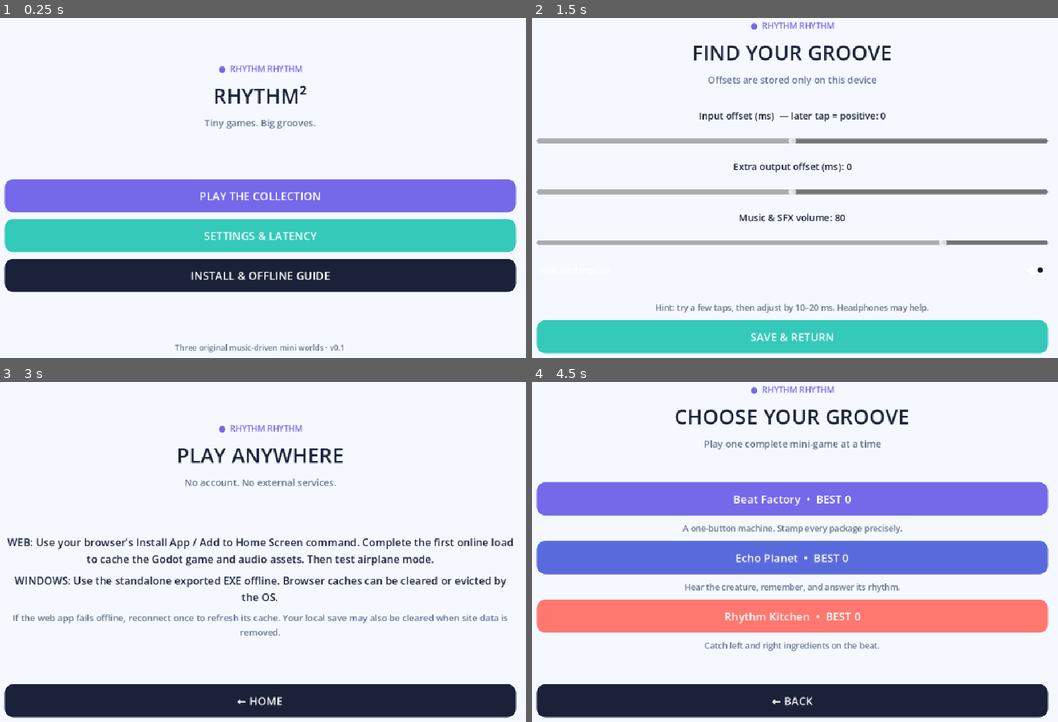
Above: before the commit, frames 1-4 (two rows, left to right).
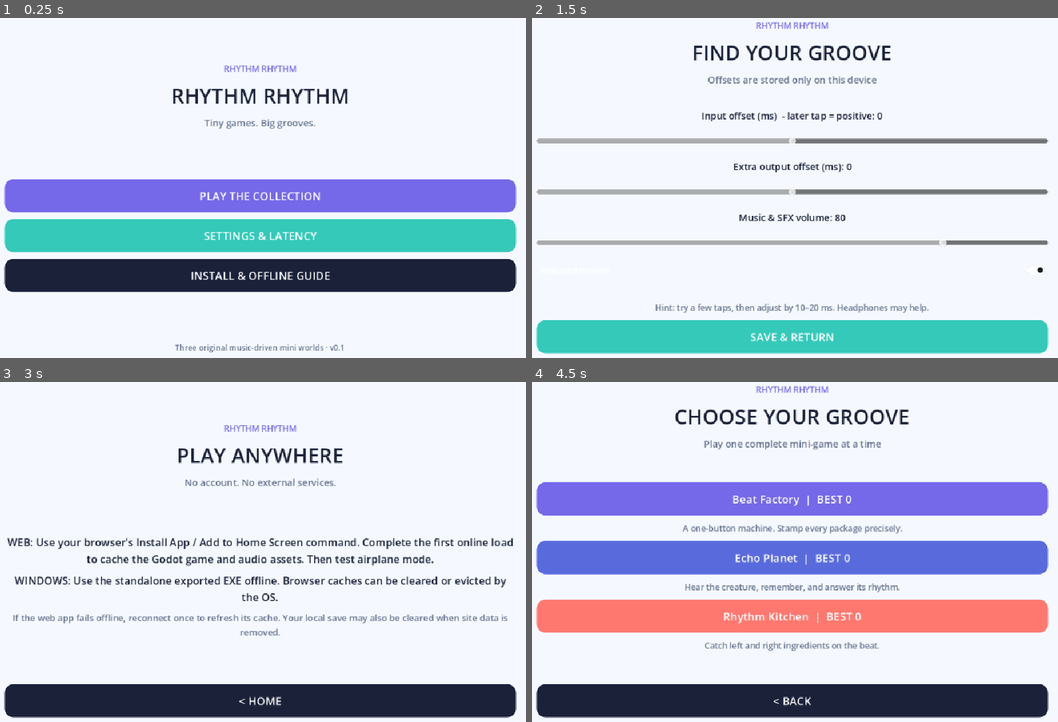
Above: after the commit, the same moments.

Repository: 1beenlee/rhythm-rhythm
Game: Godot game, scene res://scenes/main.tscn
Same seed, same stepped clock (60 frames per second), same inputs: the game is played once before the commit and once after it.
Inputs:
- Up to frame 1 (0.25 s): no input
- Up to frame 2 (1.5 s): click "SETTINGS & LATENCY" at 0.5 s; click "Reduced motion" at 1.25 s
- Up to frame 3 (3 s): click "SAVE & RETURN" at 2 s; click "INSTALL & OFFLINE GUIDE" at 2.75 s
- Up to frame 4 (4.5 s): click "← HOME" (after the commit: "< HOME") at 3.5 s; click "PLAY THE COLLECTION" at 4.25 s

The runs differ from the first frame. In frame 1, 2.1% of the frame differs, in the area x 32-67%, y 13-99%; in frame 2, 2.3%; in frame 3, 3.1%, in the area x 9-91%, y 12-96%; in frame 4, 2.7%.

Commit message:
fix: address local QA findings in PWA, rhythm input, countdown and UI

Diff:
--- a/core/game_visual.gd
+++ b/core/game_visual.gd
@@ -12,6 +12,7 @@
     chart = game_chart
     session = live_session
     reduced_motion = minimal_motion
+    clip_contents = true  # Keep game art inside its playfield, below the HUD.
     session.feedback.connect(show_feedback)
     set_process(true)
 
@@ -36,7 +37,7 @@
     var alpha := 0.65 if reduced_motion else flash / 0.30
     draw_rect(Rect2(Vector2.ZERO, size), Color(RhythmTokens.grade_color(last_grade), alpha * 0.16))
     var font := ThemeDB.fallback_font
-    draw_string(font, Vector2(size.x * 0.5 - 76, size.y * 0.20), last_grade.to_upper(), HORIZONTAL_ALIGNMENT_LEFT, -1, 29, RhythmTokens.grade_color(last_grade))
+    draw_string(font, Vector2(0, size.y * 0.83), last_grade.to_upper(), HORIZONTAL_ALIGNMENT_CENTER, int(size.x), 29, RhythmTokens.grade_color(last_grade))
 
 func paint_event_bar(lane: String, y: float, center_x: float, scale_x: float) -> void:
     var current := current_beat()
--- a/core/session.gd
+++ b/core/session.gd
@@ -16,6 +16,7 @@
 var paused := false
 var song_time := 0.0
 var countdown_start_usec := 0
+var countdown_pause_usec := 0
 var last_count := 4
 var states: Array[bool] = []
 var audio := AudioStreamPlayer.new()
@@ -55,6 +56,7 @@
     song_time = 0.0
     last_count = 4
     countdown_start_usec = Time.get_ticks_usec()
+    countdown_pause_usec = 0
     set_process(true)
 
 func _process(_delta: float) -> void:
@@ -69,6 +71,7 @@
         if elapsed >= 3.0:
             active = true
             audio.play()
+            countdown.emit(-1)  # UI leaves READY/GO when the actual track starts.
         return
     if not audio.playing:
         # Do not silently advance on background-tab audio suspension.
@@ -85,23 +88,40 @@
 func submit(lane: String) -> void:
     if not active or paused or ending:
         return
-    # Sample the audio clock at input arrival; do not reuse last render-frame time.
+    # Always sample the audio clock on input arrival, never the render-frame delta.
     song_time = _read_song_time()
+    _submit_at_time(lane, song_time)
+
+func _submit_at_time(lane: String, at_seconds: float) -> void:
+    # Separate deterministic input matching from hardware clock sampling for regression tests.
     var best_index := -1
     var best_delta := INF
+    var wrong_index := -1
+    var wrong_delta := INF
     var events: Array = chart["events"]
     for i in events.size():
-        if states[i] or str(events[i]["lane"]) != lane:
+        if states[i]:
             continue
-        var delta := absf(song_time - _event_time(events[i]))
-        if delta <= RhythmJudge.MISS_WINDOW and delta < best_delta:
-            best_delta = delta
-            best_index = i
-    if best_index < 0:
+        var delta := absf(at_seconds - _event_time(events[i]))
+        if delta > RhythmJudge.MISS_WINDOW:
+            continue
+        if str(events[i]["lane"]) == lane:
+            if delta < best_delta:
+                best_delta = delta
+                best_index = i
+        elif delta < wrong_delta:
+            wrong_delta = delta
+            wrong_index = i
+    if best_index >= 0 and (wrong_index < 0 or best_delta <= wrong_delta):
+        _apply(best_index, RhythmJudge.grade(best_delta))
+    elif wrong_index >= 0:
+        # A wrong-lane press on a visible note consumes that note as a Miss.
+        _apply(wrong_index, "Miss")
+    else:
+        # Ghost taps break combo but cannot inflate event-based Miss totals.
+        combo = 0
         _sound("Miss")
         feedback.emit("Outside", lane, combo)
-        return
-    _apply(best_index, RhythmJudge.grade(best_delta))
 
 func _apply(index: int, grade_name: String) -> void:
     states[index] = true
@@ -131,6 +151,8 @@
     paused = true
     if active:
         audio.stream_paused = true
+    else:
+        countdown_pause_usec = Time.get_ticks_usec()
 
 func resume_session() -> void:
     if not paused:
@@ -139,8 +161,9 @@
     if active:
         audio.stream_paused = false
     else:
-        countdown_start_usec = Time.get_ticks_usec()
-        last_count = 4
+        # Keep the remaining countdown, excluding time spent paused.
+        countdown_start_usec += Time.get_ticks_usec() - countdown_pause_usec
+        countdown_pause_usec = 0
 
 func _finish() -> void:
     ending = true
--- a/project.godot
+++ b/project.godot
@@ -12,6 +12,7 @@
 window/size/window_width_override=960
 window/size/window_height_override=640
 window/stretch/mode="canvas_items"
+window/stretch/aspect="expand"
 
 [rendering]
 renderer/rendering_method="gl_compatibility"
--- a/scenes/app.gd
+++ b/scenes/app.gd
@@ -16,9 +16,18 @@
 var latest_summary: Dictionary = {}
 
 func _ready() -> void:
+    get_window().size_changed.connect(_adapt_viewport)
+    _adapt_viewport()
     games = GameRegistry.discover()
     profile = RhythmSave.settings()
     _home()
+
+func _adapt_viewport() -> void:
+    # A portrait-sized logical canvas keeps text and buttons legible on phones.
+    var screen := get_window().size
+    var base := Vector2i(420, 800) if screen.x < screen.y else Vector2i(960, 640)
+    if get_window().content_scale_size != base:
+        get_window().content_scale_size = base
 
 func _notification(what: int) -> void:
     if what == NOTIFICATION_APPLICATION_FOCUS_OUT and is_instance_valid(session):
@@ -53,7 +62,11 @@
     if is_instance_valid(debug_label) and debug_open:
         debug_label.text = "DEBUG | audio %.3fs | mix %.3fs | latency %.3fs | input %dms | output %dms" % [session.audio.get_playback_position(), AudioServer.get_time_since_last_mix(), AudioServer.get_output_latency(), int(profile["input_ms"]), int(profile["output_ms"])]
     if is_instance_valid(hud):
-        hud.text = "SCORE %06d     COMBO %d     BEAT %.1f" % [session.score, session.combo, session.song_time * float(session.chart["bpm"]) / 60.0]
+        var beat := session.song_time * float(session.chart["bpm"]) / 60.0
+        if get_window().size.x < get_window().size.y:
+            hud.text = "SCORE %06d    COMBO %d\nBEAT %.1f" % [session.score, session.combo, beat]
+        else:
+            hud.text = "SCORE %06d     COMBO %d     BEAT %.1f" % [session.score, session.combo, beat]
 
 func _reset_page(name: String) -> void:
     page_name = name
@@ -102,7 +115,7 @@
     body.add_child(spacer)
 
 func _heading(title: String, subtitle: String) -> void:
-    _text("●  RHYTHM RHYTHM", 15, RhythmTokens.LAVENDER)
+    _text("RHYTHM RHYTHM", 15, RhythmTokens.LAVENDER)
     _text(title, 37)
     _text(subtitle, 17, RhythmTokens.MUTED)
 
@@ -110,7 +123,7 @@
     _dispose_session()
     _reset_page("home")
     _spacer()
-    _heading("RHYTHM²", "Tiny games. Big grooves.")
+    _heading("RHYTHM RHYTHM", "Tiny games. Big grooves.")
     _spacer()
     _button("PLAY THE COLLECTION", _select_games)
     _button("SETTINGS & LATENCY", _settings_page, RhythmTokens.AQUA)
@@ -125,10 +138,10 @@
     if games.is_empty():
         _text("No valid game packs found. Run the manifest validator.")
     for game in games:
-        _button(str(game["name"]) + "  •  BEST %d" % RhythmSave.best(str(game["id"])), _guide.bind(game), Color(str(game["color"])))
+        _button(str(game["name"]) + "  |  BEST %d" % RhythmSave.best(str(game["id"])), _guide.bind(game), Color(str(game["color"])))
         _text(str(game["description"]), 15, RhythmTokens.MUTED)
     _spacer()
-    _button("← BACK", _home, RhythmTokens.INK)
+    _button("< BACK", _home, RhythmTokens.INK)
 
 func _guide(game: Dictionary) -> void:
     selected = game
@@ -142,10 +155,10 @@
     elif str(game["id"]) == "rhythm_kitchen":
         instruction = "Press A / L or tap LEFT / RIGHT to catch the correct ingredient."
     _text(instruction, 21)
-    _text("Perfect ±75ms   Good ±160ms   Miss after ±210ms", 15, RhythmTokens.MUTED)
+    _text("Perfect +/-75ms   Good +/-160ms   Miss after +/-210ms", 15, RhythmTokens.MUTED)
     _spacer()
     _button("LET'S PLAY", _play)
-    _button("← GAMES", _select_games, RhythmTokens.INK)
+    _button("< GAMES", _select_games, RhythmTokens.INK)
 
 func _play() -> void:
     _dispose_session()
@@ -155,7 +168,7 @@
     session.configure(selected, profile)
     session.finished.connect(_results)
     session.countdown.connect(_on_countdown)
-    hud = _text("SCORE 000000     COMBO 0     BEAT 0.0", 21)
+    hud = _text("SCORE 000000     COMBO 0     BEAT 0.0", 18)
     status = _text("READY?", 17, RhythmTokens.LAVENDER)
     var frame := PanelContainer.new()
     frame.add_theme_stylebox_override("panel", RhythmTokens.panel(RhythmTokens.WHITE))
@@ -179,20 +192,22 @@
         body.add_child(lane_row)
         for lane in ["left", "right"]:
             var key := Button.new()
-            key.text = "◀ LEFT (A)" if lane == "left" else "RIGHT (L) ▶"
+            key.text = "LEFT (A)" if lane == "left" else "RIGHT (L)"
             RhythmTokens.style_button(key, RhythmTokens.CORAL if lane == "left" else RhythmTokens.AQUA)
             key.size_flags_horizontal = Control.SIZE_EXPAND_FILL
             key.pressed.connect(_submit_touch.bind(lane))
             lane_row.add_child(key)
     else:
-        _button("●  TAP THE BEAT  (SPACE)", _submit_touch.bind("tap"), RhythmTokens.CORAL)
-    _button("Ⅱ  PAUSE / RESUME", _toggle_pause, RhythmTokens.INK)
-    _button("↻  RESTART TRACK", _play, RhythmTokens.MUTED)
-    _button("×  EXIT TO GAMES", _exit_play, RhythmTokens.MUTED)
+        _button("TAP THE BEAT  (SPACE)", _submit_touch.bind("tap"), RhythmTokens.CORAL)
+    _button("II  PAUSE / RESUME", _toggle_pause, RhythmTokens.INK)
+    _button("RESTART TRACK", _play, RhythmTokens.MUTED)
+    _button("EXIT TO GAMES", _exit_play, RhythmTokens.MUTED)
 
 func _on_countdown(number: int) -> void:
     if is_instance_valid(countdown_text):
-        countdown_text.text = "GO!" if number == 0 else str(number)
+        countdown_text.text = "PLAY" if number < 0 else ("GO!" if number == 0 else str(number))
+    if number < 0 and is_instance_valid(status):
+        status.text = "FOLLOW THE SOUND"
 
 func _submit_touch(lane: String) -> void:
     if is_instance_valid(session):
@@ -209,12 +224,15 @@
 
 func _update_pause_hint() -> void:
     if is_instance_valid(status) and is_instance_valid(session):
-        status.text = "PAUSED — press resume" if session.paused else "FOLLOW THE SOUND"
+        status.text = "PAUSED - TAP RESUME OR PRESS P" if session.paused else ("FOLLOW THE SOUND" if session.active else "GET READY")
     if is_instance_valid(countdown_text) and is_instance_valid(session):
         if session.paused:
             countdown_text.text = "PAUSED"
         elif session.active:
-            countdown_text.text = "♪"
+            countdown_text.text = "PLAY"
+        else:
+            var elapsed := float(Time.get_ticks_usec() - session.countdown_start_usec) / 1000000.0
+            countdown_text.text = str(maxi(0, 3 - int(elapsed)))
 
 func _exit_play() -> void:
     _dispose_session()
@@ -230,16 +248,16 @@
     _text("%06d" % int(summary["score"]), 52, RhythmTokens.LAVENDER)
     _text("BEST %06d    MAX COMBO %d" % [summary["best"], summary["max_combo"]], 20)
     var c: Dictionary = summary["counts"]
-    _text("PERFECT %d  •  GOOD %d  •  MISS %d" % [c["Perfect"], c["Good"], c["Miss"]], 18)
-    _spacer()
-    _button("↻  RETRY", _play, RhythmTokens.AQUA)
+    _text("PERFECT %d  |  GOOD %d  |  MISS %d" % [c["Perfect"], c["Good"], c["Miss"]], 18)
+    _spacer()
+    _button("RETRY", _play, RhythmTokens.AQUA)
     _button("ALL GAMES", _select_games, RhythmTokens.INK)
 
 func _settings_page() -> void:
     _reset_page("settings")
     _heading("FIND YOUR GROOVE", "Offsets are stored only on this device")
     _spacer()
-    _slider("Input offset (ms)  — later tap = positive", "input_ms", -250, 250, 5)
+    _slider("Input offset (ms)  - later tap = positive", "input_ms", -250, 250, 5)
     _slider("Extra output offset (ms)", "output_ms", -250, 250, 5)
     _slider("Music & SFX volume", "volume", 0, 100, 5)
     var toggle := CheckButton.new()
@@ -281,7 +299,7 @@
     _text("WINDOWS: Use the standalone exported EXE offline. Browser caches can be cleared or evicted by the OS.", 19)
     _text("If the web app fails offline, reconnect once to refresh its cache. Your local save may also be cleared when site data is removed.", 16, RhythmTokens.MUTED)
     _spacer()
-    _button("← HOME", _home, RhythmTokens.INK)
+    _button("< HOME", _home, RhythmTokens.INK)
 
 func _dispose_session() -> void:
     if is_instance_valid(session):
--- /dev/null
+++ b/tests/godot_session_test.gd
@@ -0,0 +1,58 @@
+extends SceneTree
+
+# Regression: wrong-lane / ghost inputs and countdown pause must not be exploitable.
+var failures := 0
+var last_countdown := 99
+
+func _check(ok: bool, label: String) -> void:
+    if not ok:
+        failures += 1
+        push_error("RhythmSession FAIL: " + label)
+
+func _countdown_changed(n: int) -> void:
+    last_countdown = n
+
+func _reset_event(s: RhythmSession) -> void:
+    s.chart = {"bpm": 120.0, "events": [{"beat": 4.0, "lane": "left"}]}
+    s.states.clear()
+    s.states.append(false)
+    s.counts = {"Perfect": 0, "Good": 0, "Miss": 0}
+    s.combo = 7
+    s.score = 0
+
+func _initialize() -> void:
+    var s := RhythmSession.new()
+    root.add_child(s)
+    _reset_event(s)
+    s._submit_at_time("right", 2.0)
+    _check(s.states[0] and s.counts["Miss"] == 1 and s.combo == 0, "wrong lane consumes closest note and breaks combo")
+
+    _reset_event(s)
+    s._submit_at_time("right", 0.0)
+    _check(not s.states[0] and s.counts["Miss"] == 0 and s.combo == 0, "ghost tap breaks combo without phantom Miss")
+
+    _reset_event(s)
+    s._submit_at_time("left", 2.0)
+    _check(s.states[0] and s.counts["Perfect"] == 1 and s.combo == 8, "correct lane still scores")
+
+    s.restart()
+    s.countdown_start_usec = Time.get_ticks_usec() - 1500000
+    s.pause_session()
+    var before := float(s.countdown_pause_usec - s.countdown_start_usec) / 1000000.0
+    s.countdown_pause_usec -= 800000  # simulate 0.8 s of paused wall-clock time
+    s.resume_session()
+    var after := float(Time.get_ticks_usec() - s.countdown_start_usec) / 1000000.0
+    _check(absf(before - after) < 0.05, "resume preserves remaining countdown")
+
+    s.countdown.connect(_countdown_changed)
+    s.audio.stream = RhythmSynth.make_hit("Good")
+    s.countdown_start_usec = Time.get_ticks_usec() - 3100000
+    s._process(0.016)
+    _check(s.active and last_countdown == -1, "song start clears READY/GO countdown")
+    s.stop_session()
+    s.free()
+    if failures > 0:
+        quit(1)
+    else:
+        print("RhythmSessionRegression: PASS")
+        quit(0)
Not shown, changed: export_presets.cfg
Not shown, changed: docs/engineering/ARCHITECTURE.md
Not shown, changed: docs/engineering/EXPORT_QA.md
